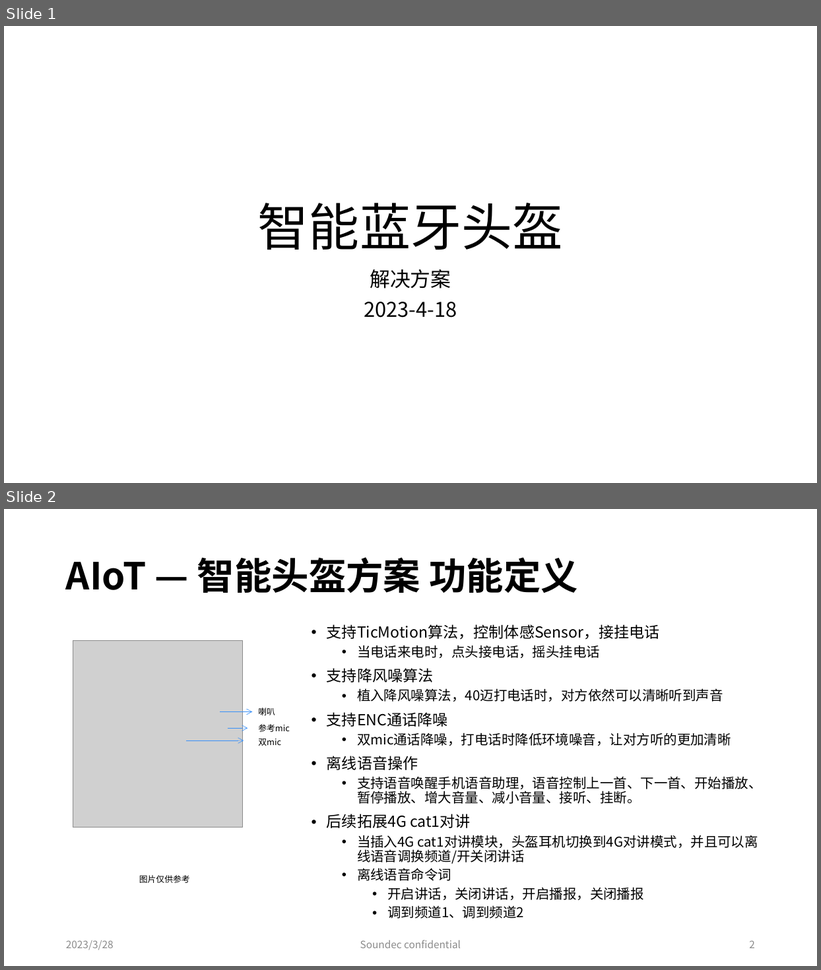
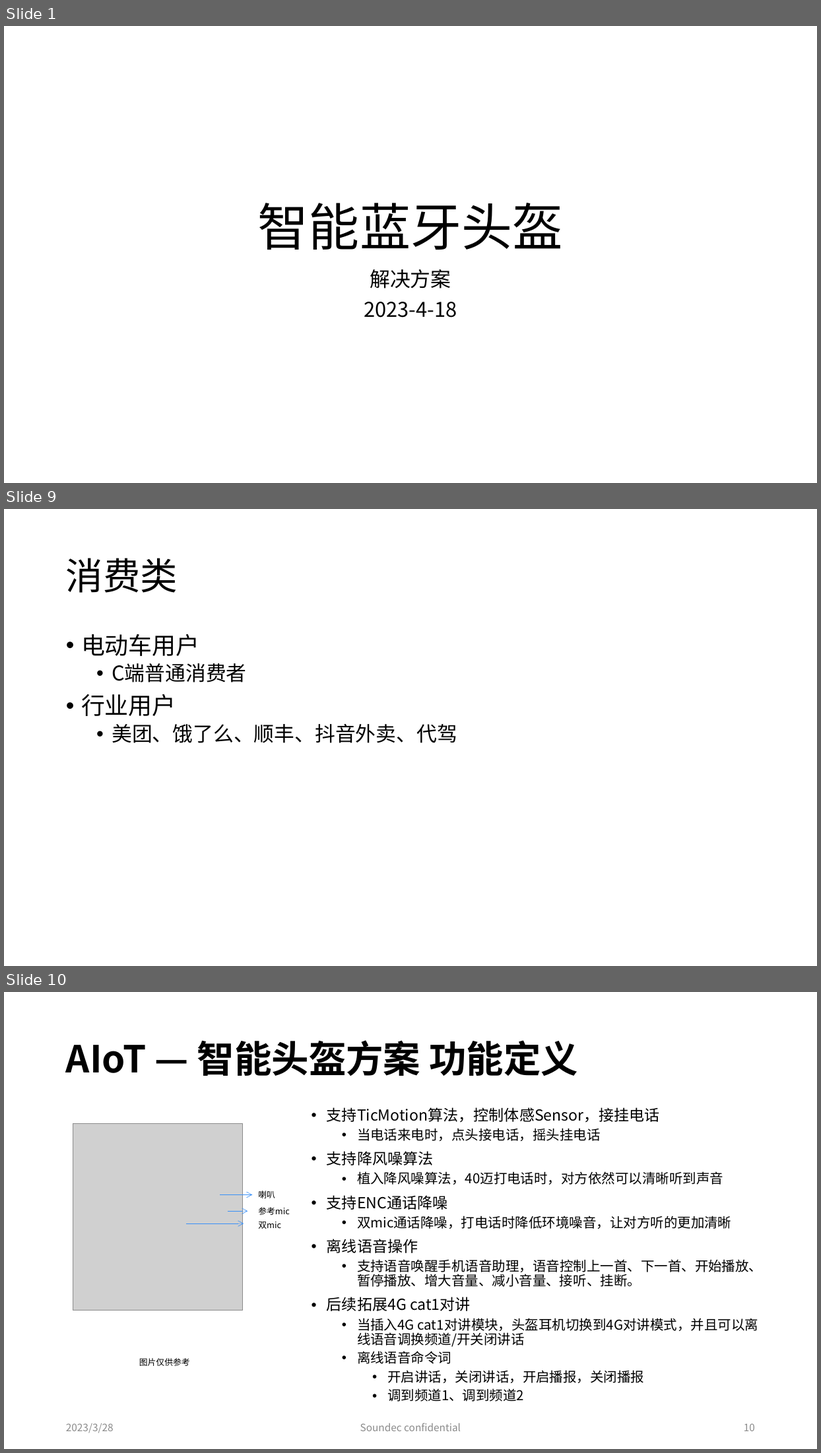
Before and after one commit to rosabai666/soundec, a slide deck: 2023/02产品/SNC8x/02)Soundec产品线/00)AIoT/04)落地方案/02)骑行头盔/智能头盔解决方案.pptx. Shown one above the other, each under a label of ours: slides 1 and 2 before the commit, slides 1, 9 and 10 after it; the slides between them are not shown. The pictures are 821x970 and 821x1453 pixels, drawn with LibreOffice and Linux fonts; fonts in the diff are those of the drawing; grey boxes stand for pictures. Boxes give left, top, right and bottom in pixels: in the first picture for what was removed or moved away, otherwise in the second. Text is boxed around its words. In the diff, an @@ line names an element or a change of style, - is before the commit and + after.

```diff
--- a/2023/02产品/SNC8x/02)Soundec产品线/00)AIoT/04)落地方案/02)骑行头盔/智能头盔解决方案.pptx
+++ b/2023/02产品/SNC8x/02)Soundec产品线/00)AIoT/04)落地方案/02)骑行头盔/智能头盔解决方案.pptx
@@ slide 9 added at [4, 509, 817, 966], background #FFFFFF @@
@@ title added at [66, 558, 178, 593], 44 pt, text #000000 @@
+消费类
@@ text added at [81, 634, 457, 743], 24 pt, text #000000 @@
+• 电动车用户
+  • C端普通消费者
+• 行业用户
+  • 美团、饿了么、顺丰、抖音外卖、代驾
@@ what was slide 2 is now slide 10 @@
@@ page number at [744, 1424, 755, 1432]: text changed @@
-2
+10
```
Also in this commit, not shown: 8 other slides added, 4 other files.
